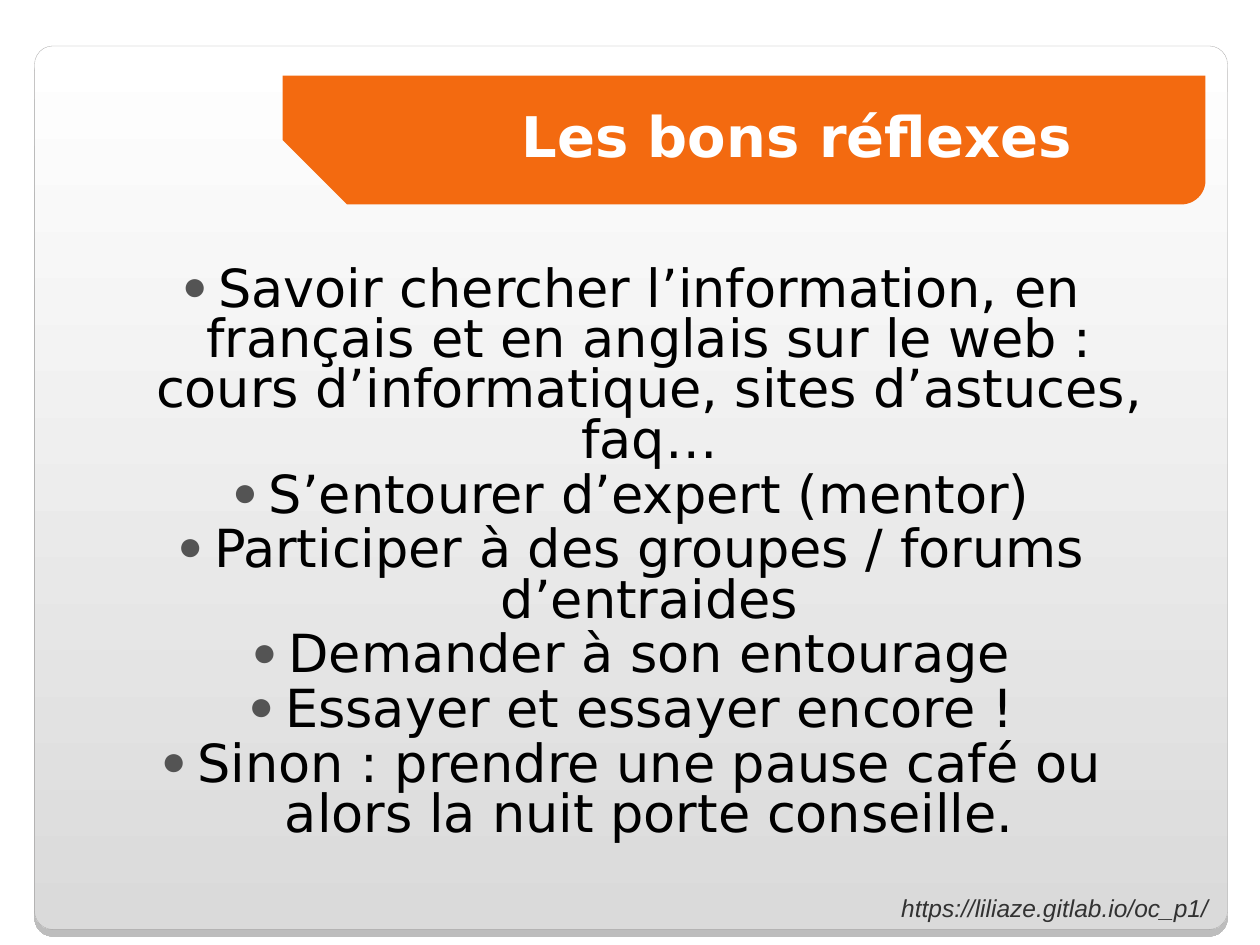
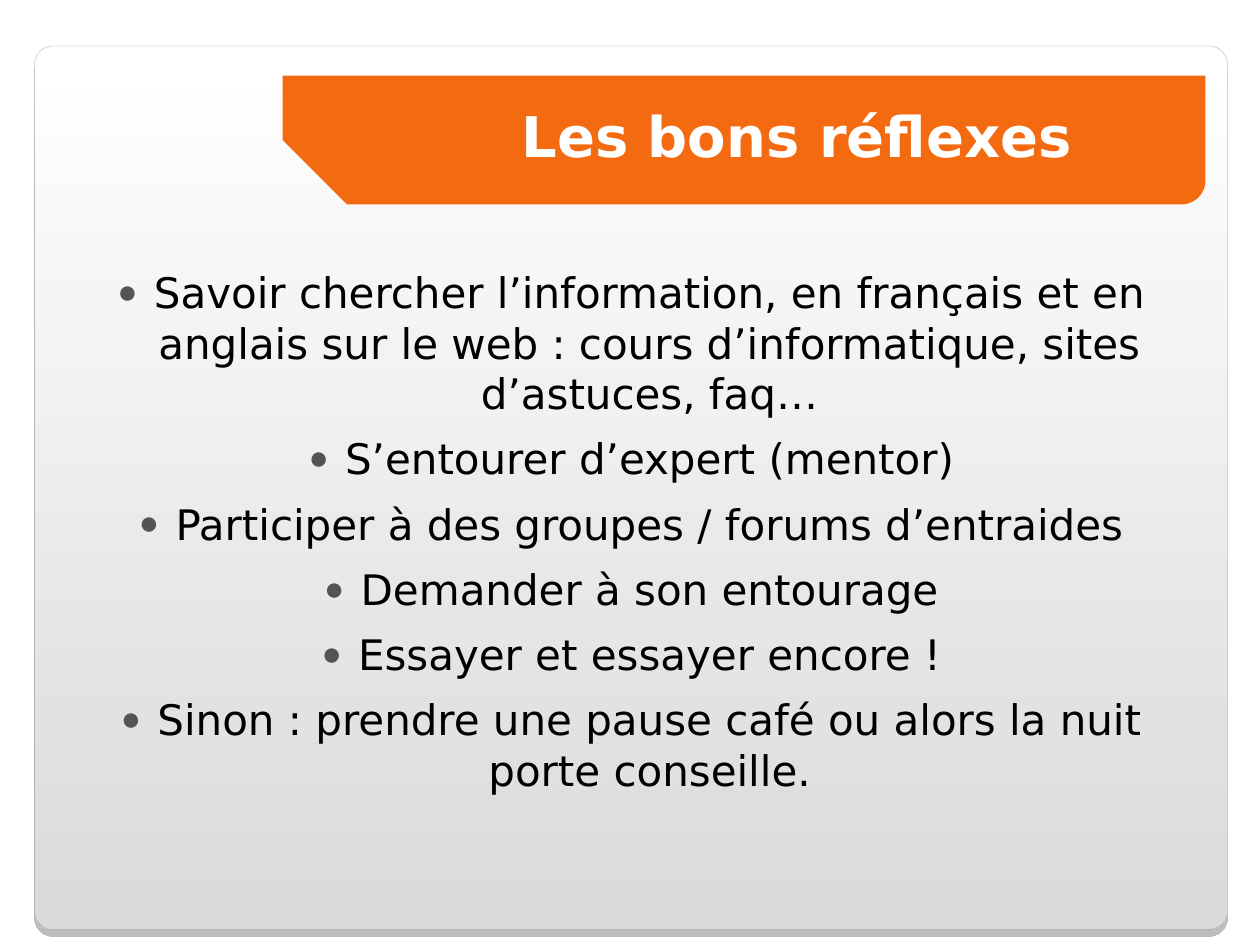
Before and after one commit to Liliaze/Recreer_une_maquette_OC_DWJ_P1, a slide deck: slide 12 of pres_soutenance.ppt. Drawn at 1260x945 pixels with LibreOffice and Linux fonts; fonts in the diff are those of the drawing; background and template pictures are left out. Boxes give left, top, right and bottom in pixels: in the first picture for what was removed or moved away, otherwise in the second. Text is boxed around its words. In the diff, an @@ line names an element or a change of style, - is before the commit and + after.

```diff
--- a/pres_soutenance.ppt
+++ b/pres_soutenance.ppt
@@ text "Savoir chercher l’information, en français ..." at <box>154,276,1144,795</box>: size 30 to 24 pt; line spacing 0.8 to 1; more space between paragraphs @@
@@ text removed at <box>901,899,1208,922</box> @@
-https://liliaze.gitlab.io/oc_p1/
```
Also in this commit, not shown: 11 other slides changed, 3 slides added, 3 slides removed.
